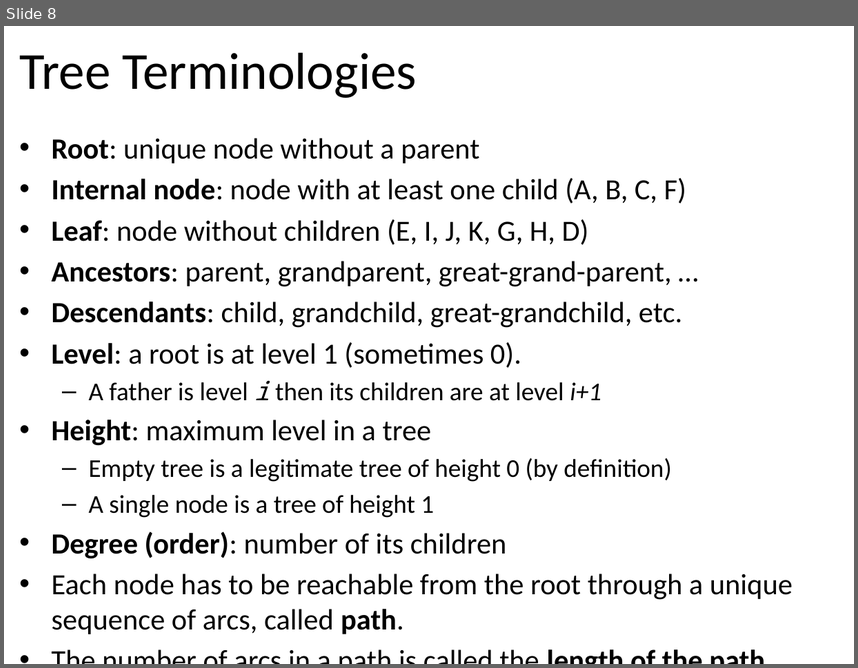
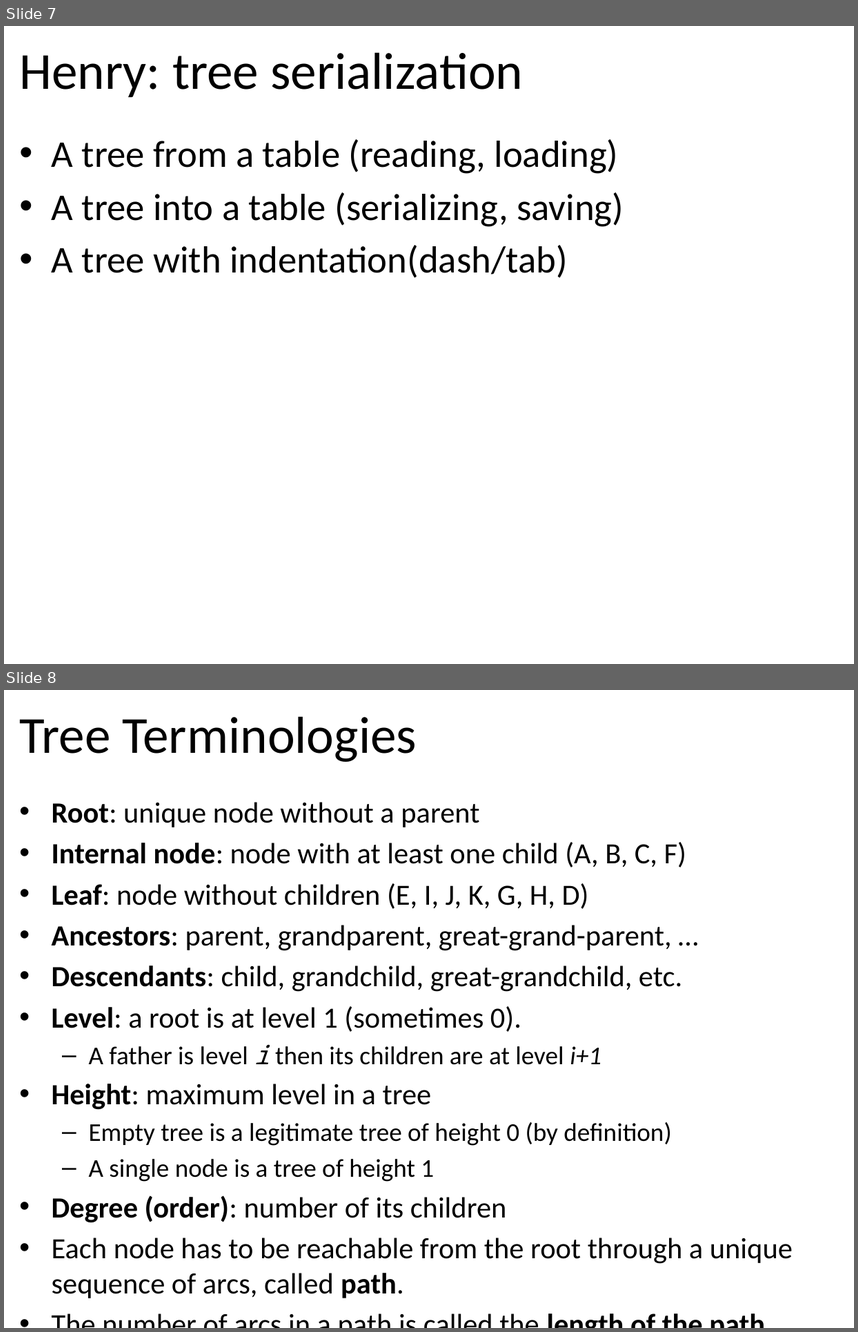
Before and after one commit to tutrunghieu/dsa-2017-java-tutorial, a slide deck: dsa2017-java-online/handouts/data-day05/Lecture 06 - Chapter 06 - Binary Trees - Day 1.pptx. Shown one above the other, each under a label of ours: slide 8 before the commit, slides 7 and 8 after it. The pictures are 858x668 and 858x1332 pixels, drawn with LibreOffice and Linux fonts; fonts in the diff are those of the drawing. Boxes give left, top, right and bottom in pixels: in the first picture for what was removed or moved away, otherwise in the second. Text is boxed around its words. In the diff, an @@ line names an element or a change of style, - is before the commit and + after.

```diff
--- a/dsa2017-java-online/handouts/data-day05/Lecture 06 - Chapter 06 - Binary Trees - Day 1.pptx
+++ b/dsa2017-java-online/handouts/data-day05/Lecture 06 - Chapter 06 - Binary Trees - Day 1.pptx
@@ slide 7 added at (4,26,854,664), background #FFFFFF @@
@@ title added at (19,52,523,97), 44 pt, text #000000 @@
+Henry: tree serialization
@@ text added at (52,139,624,278), 32 pt, text #000000 @@
+• A tree from a table (reading, loading)
+• A tree into a table (serializing, saving)
+• A tree with indentation(dash/tab)
```
Also in this commit, not shown: 7 slides changed, 3 other slides added, 4 slides removed, 6 other files.
